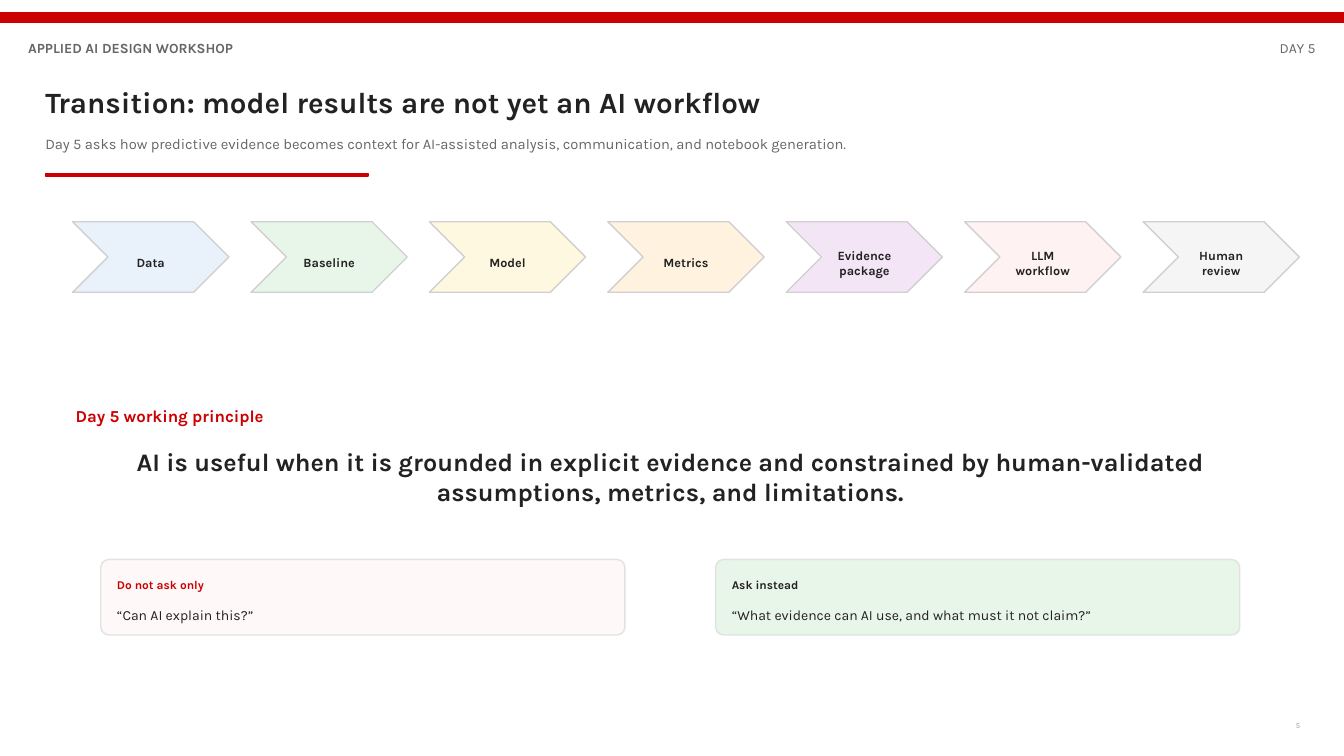
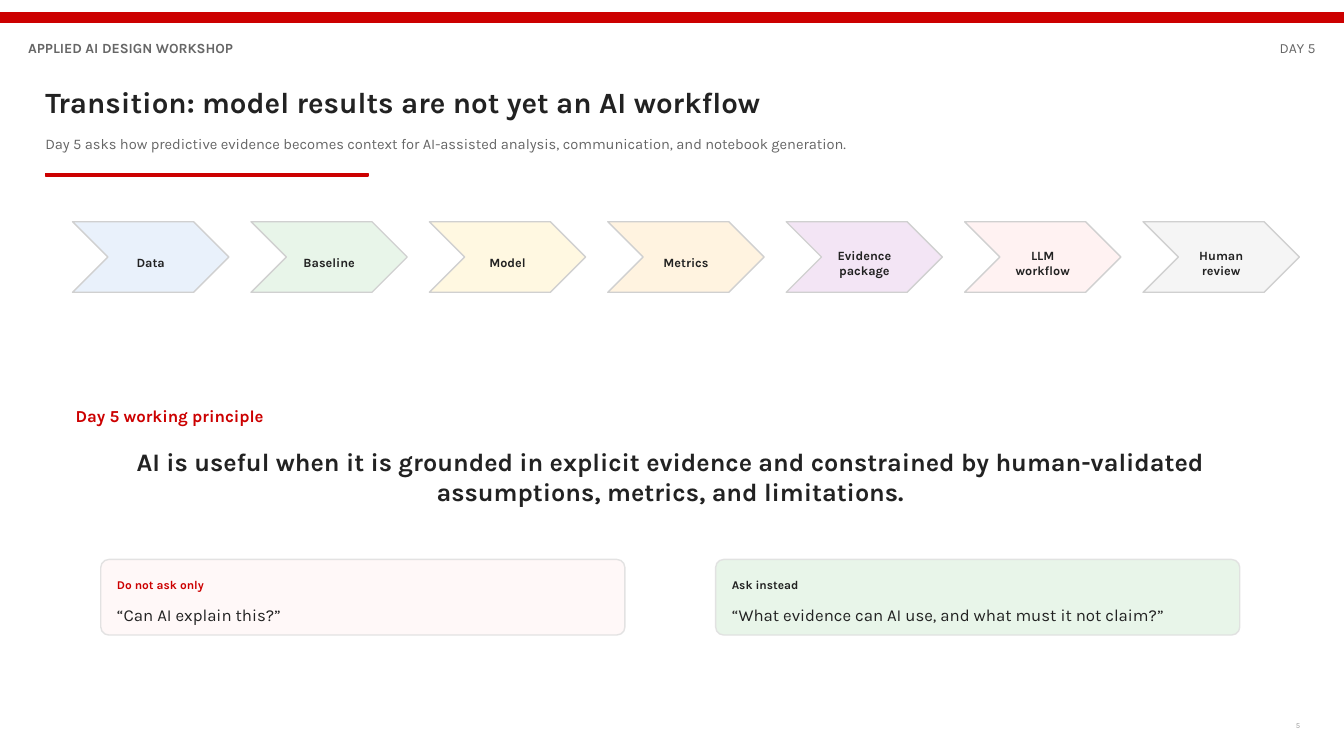
Before and after one commit to farisahmedbhatti123/internal-ml-foundations, a slide deck: slide 5 of presentations/Day 5 - From ML to AI-Enabled Workflows/00_introduction_from_ml_to_ai_workflows.pptx. Drawn at 1344x756 pixels with LibreOffice and Linux fonts; fonts in the diff are those of the drawing; background and template pictures are left out. Boxes give left, top, right and bottom in pixels: in the first picture for what was removed or moved away, otherwise in the second. Text is boxed around its words. In the diff, an @@ line names an element or a change of style, - is before the commit and + after.

```diff
--- a/presentations/Day 5 - From ML to AI-Enabled Workflows/00_introduction_from_ml_to_ai_workflows.pptx
+++ b/presentations/Day 5 - From ML to AI-Enabled Workflows/00_introduction_from_ml_to_ai_workflows.pptx
@@ text "“Can AI explain this?”" at (x1=117, y1=609, x2=281, y2=625): size 10 to 12 pt @@
@@ text "“What evidence can AI use, ..." at (x1=732, y1=609, x2=1163, y2=623): size 10 to 12 pt @@
```
Also in this commit, not shown: 3 other slides changed, 1 slide removed, 11 other files.
